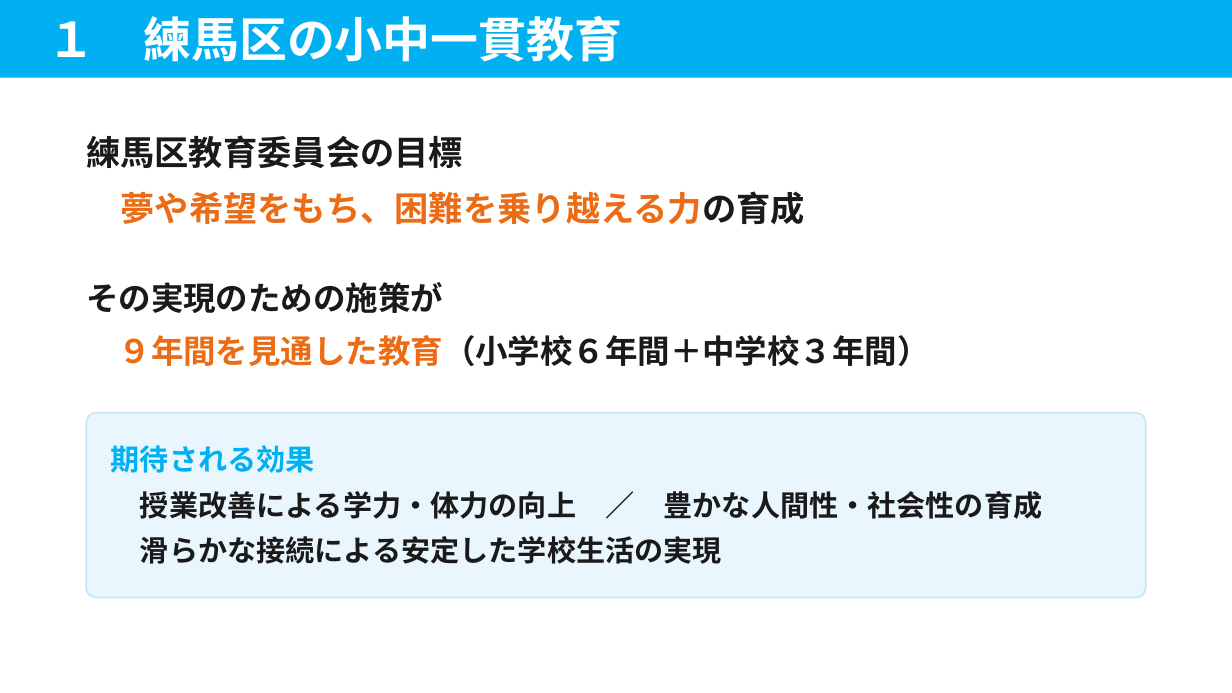
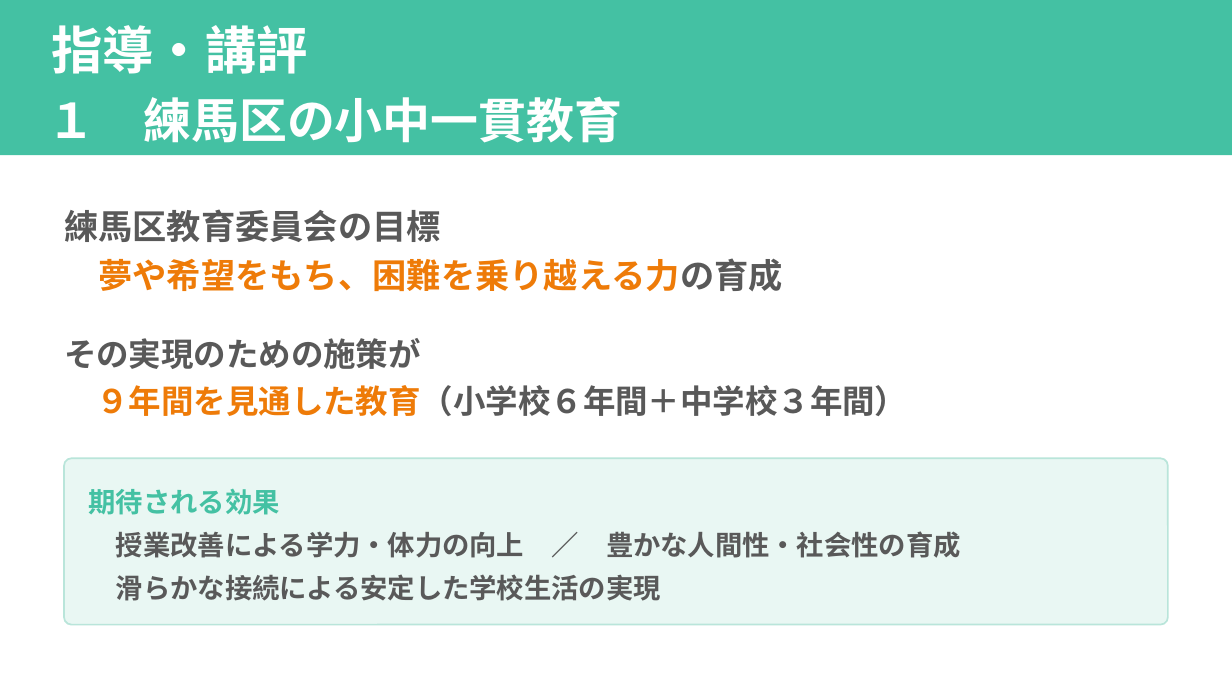
Before and after one commit to contynet730-star/con30, a slide deck: slide 3 of 指導課訪問_みらい青空学園/指導課訪問_５校時指導助言資料_みらい青空学園.pptx. Drawn at 1232x693 pixels with LibreOffice and Linux fonts; fonts in the diff are those of the drawing. Boxes give left, top, right and bottom in pixels: in the first picture for what was removed or moved away, otherwise in the second. Text is boxed around its words. In the diff, an @@ line names an element or a change of style, - is before the commit and + after.

```diff
--- a/指導課訪問_みらい青空学園/指導課訪問_５校時指導助言資料_みらい青空学園.pptx
+++ b/指導課訪問_みらい青空学園/指導課訪問_５校時指導助言資料_みらい青空学園.pptx
@@ rectangle "指導・講評": place and size @@
-rectangle "指導・講評" at <box>0,0,1232,78</box>
+rectangle "指導・講評" at <box>0,0,1232,155</box>
@@ rectangle "指導・講評" at <box>0,0,1232,155</box>: fill #00B0F0 to #44C1A3 @@
@@ text in rectangle at <box>51,25,308,74</box>: paragraph added @@
+指導・講評
@@ text in rectangle at <box>48,96,621,143</box>: line spacing 1 to 1.2 @@
@@ text "練馬区教育委員会の目標": place and size @@
-text "練馬区教育委員会の目標" at <box>86,135,805,224</box>
+text "練馬区教育委員会の目標" at <box>64,209,783,291</box>
@@ text "練馬区教育委員会の目標" at <box>64,209,783,291</box>: text colour #1A1A1A to #595959 in "練馬区教育委員会の目標", "夢や希望をもち、困難を乗り越える力の育成"; text colour #EB6C15 to #EE7B08 in "夢や希望をもち、困難を乗り越える力の育成"; line spacing 1.35 to 1.2 @@
@@ text "その実現のための施策が": place and size @@
-text "その実現のための施策が" at <box>86,282,930,366</box>
+text "その実現のための施策が" at <box>64,338,907,416</box>
@@ text "その実現のための施策が" at <box>64,338,907,416</box>: text colour #1A1A1A to #595959 in "その実現のための施策が", "９年間を見通した教育（小学校６年間＋中学校３年間）"; text colour #EB6C15 to #EE7B08 in "９年間を見通した教育（小学校６年間＋中学校３年間）"; line spacing 1.35 to 1.2 @@
@@ rounded rectangle: place and size @@
-rounded rectangle at <box>86,413,1146,598</box>
+rounded rectangle at <box>64,458,1168,625</box>
@@ rounded rectangle at <box>64,458,1168,625</box>: fill #EAF6FD to #E9F7F3; outline #C9E6F5 1 pt to #B9E5DA 1 pt; proportions changed @@
@@ text "期待される効果": place and size @@
-text "期待される効果" at <box>111,445,1043,564</box>
+text "期待される効果" at <box>89,489,961,601</box>
@@ text "期待される効果" at <box>89,489,961,601</box>: size 17 to 16 pt; text colour #00B0F0 to #44C1A3 in "期待される効果"; text colour #1A1A1A to #595959 in "授業改善による学力・体力の向上 ／ 豊かな人間性・社会性の育成", "滑らかな接続による安定した学校生活の実現" @@
```
Also in this commit, not shown: 13 other slides changed, 2 other files.
